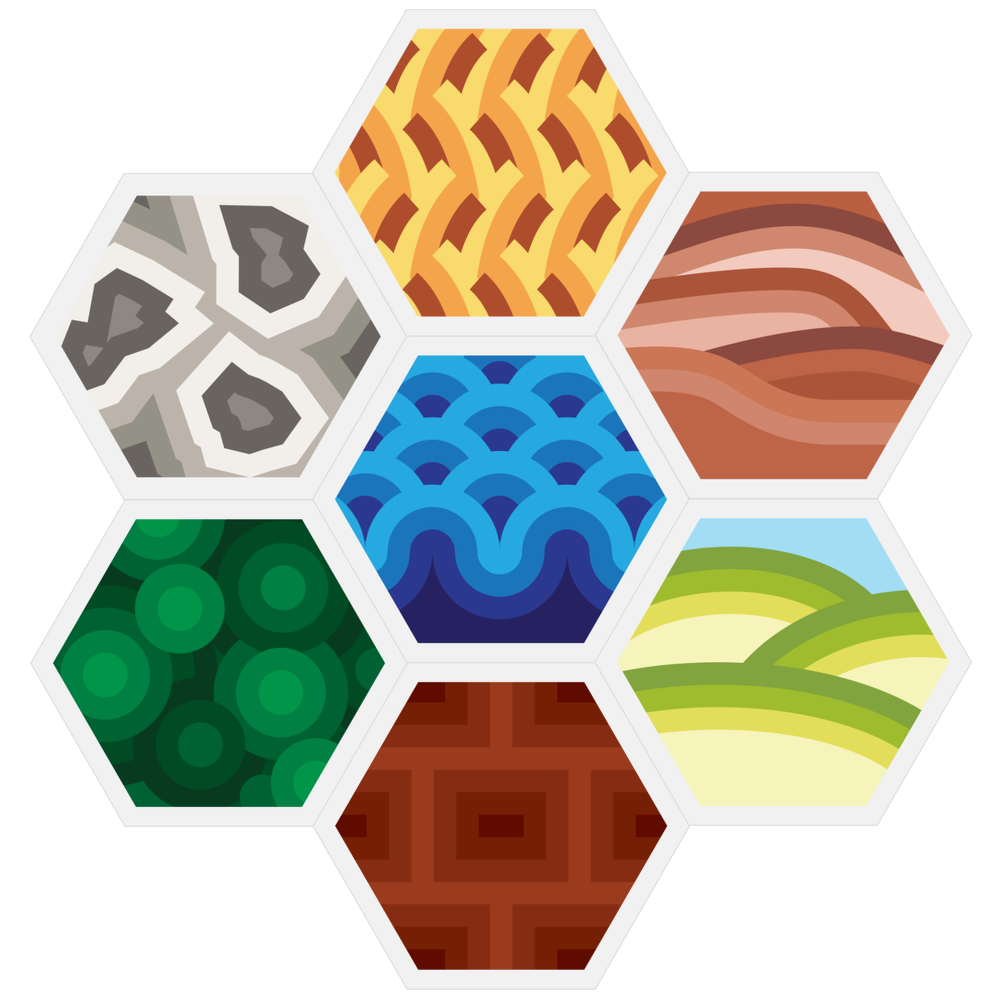
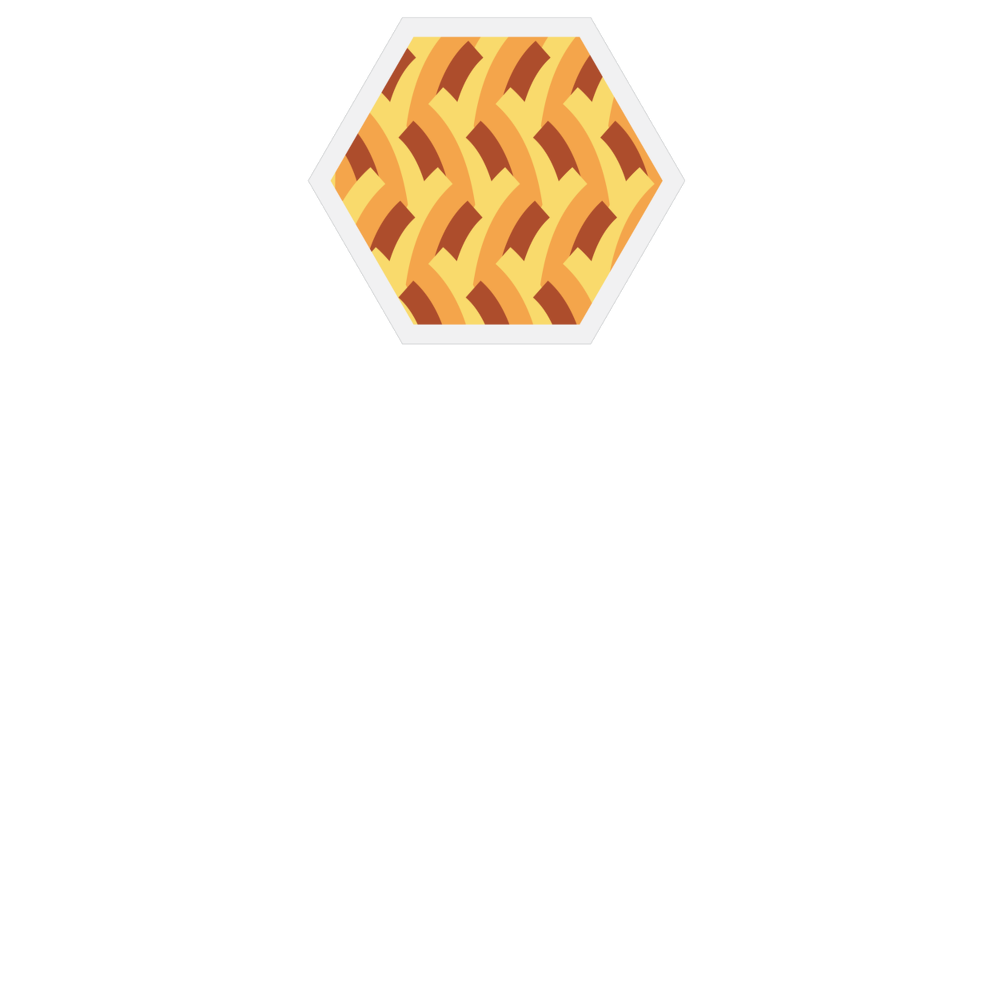
Layer changes from the first 1000×1000 image to the second:
renamed "Layer Group copy" to "Icon", hid it over bbox(29, 9, 973, 990)
renamed "Layer Group" to "Icon Group", showed the group it (7 layers) over bbox(29, 15, 970, 990)
